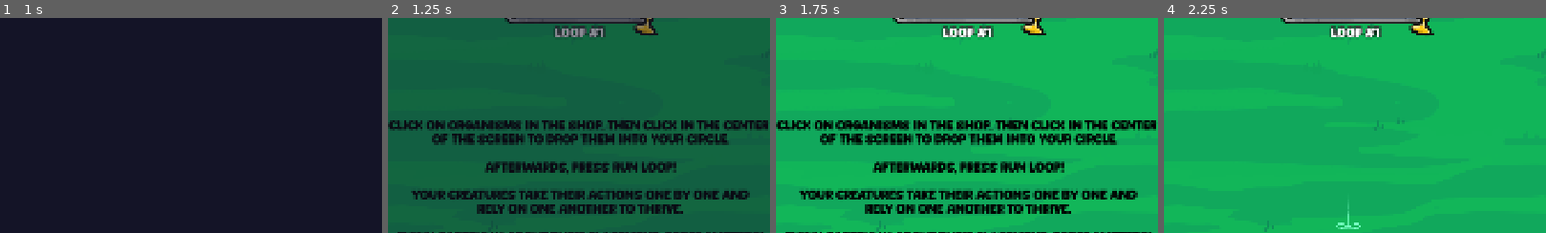
Above: before the commit, frames 1-4 (left to right).
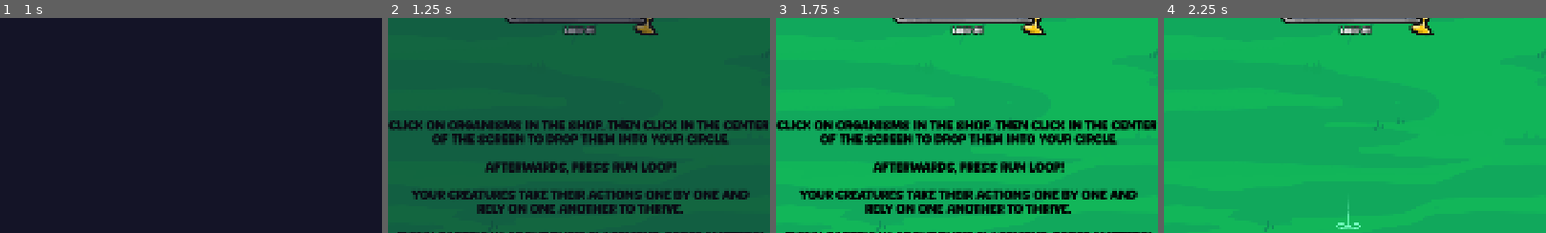
Above: after the commit, the same moments.

Repository: elliotfontaine/gmtk-2025-submission
Game: Godot game, scene res://scenes/main_menu.tscn
The game is run twice, just before and just after one commit, with the same random seed, the same clock (stepped at 60 frames per second) and the same inputs. The engine's default icon, where the game draws it, is replaced by a stand-in: a white triangle on a blue panel in a dark square.
Inputs (mouse positions are % of the whole screen's width and height, from its top left):
- Up to frame 1 (1 s): click "play" at 0.5 s
- Up to frame 2 (1.25 s): no input
- Up to frame 3 (1.75 s): tap Enter at 1.25 s; move the mouse to (72, 45) at 1.27 s; hold D from 1.28 s (still down); hold Shift from 1.28 s (still down); click (72, 45) at 1.42 s
- Up to frame 4 (2.25 s): release D at 2 s; release Shift at 2 s; click (8, 48) at 2 s
The pictures show only the part of the screen within x 38-88%, y 9-59%; the shares and areas given below are measured in that part.

Frame 1 is identical in both runs. In frame 2, 0.6% of the frame differs, in the area x 43-57%, y 3-9%; in frame 3, 0.6%; in frame 4, 0.6%.

Commit message:
reduce label size

Diff:
--- a/scenes/world.tscn
+++ b/scenes/world.tscn
@@ -184,6 +184,7 @@
 theme_override_colors/font_color = Color(1, 1, 1, 1)
 theme_override_colors/font_outline_color = Color(0, 0, 0, 1)
 theme_override_constants/outline_size = 9
+theme_override_font_sizes/font_size = 20
 text = "Loop #1"
 
 [node name="ButtonAdd" type="Button" parent="UI/MarginContainer/HBoxContainer"]
